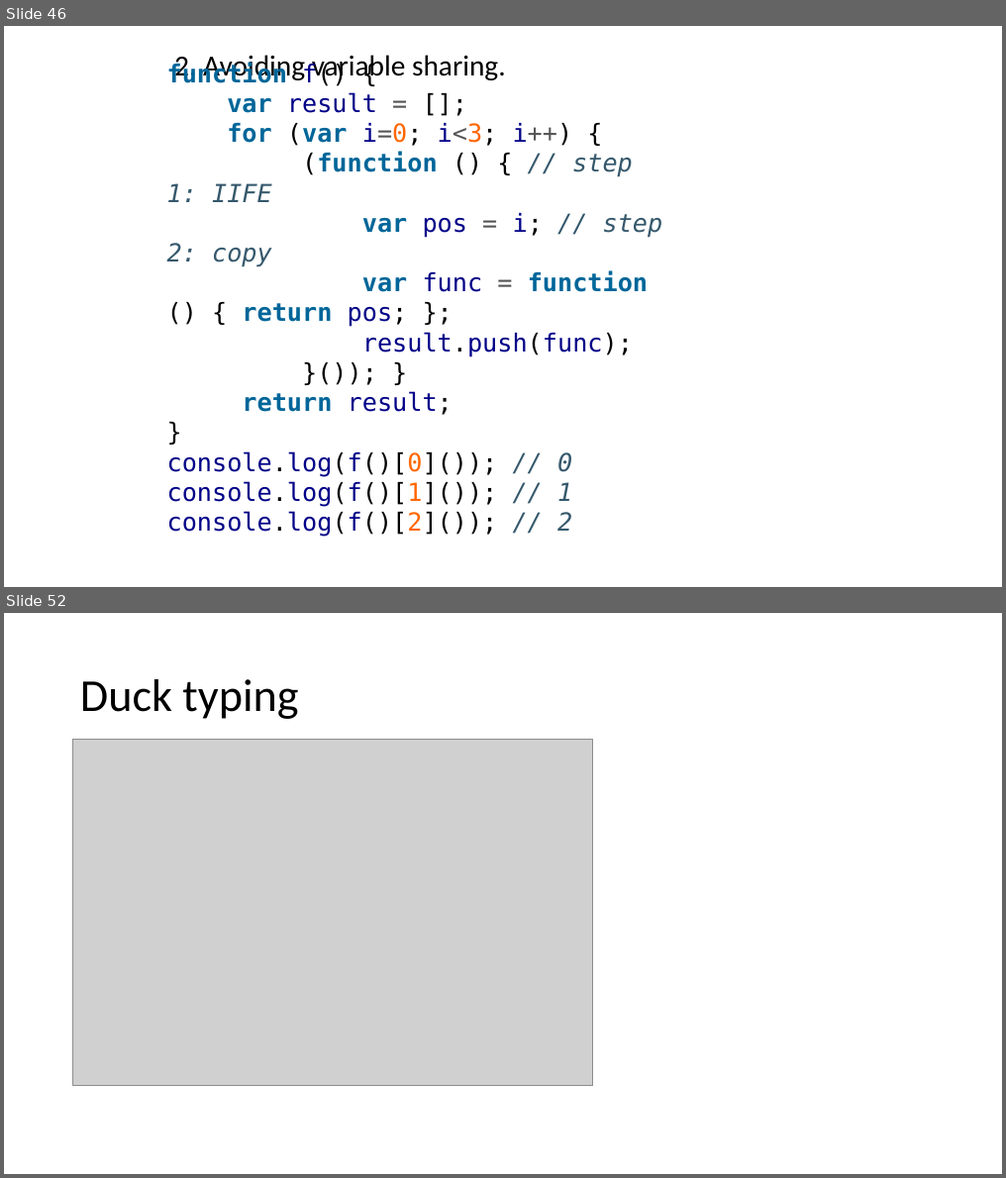
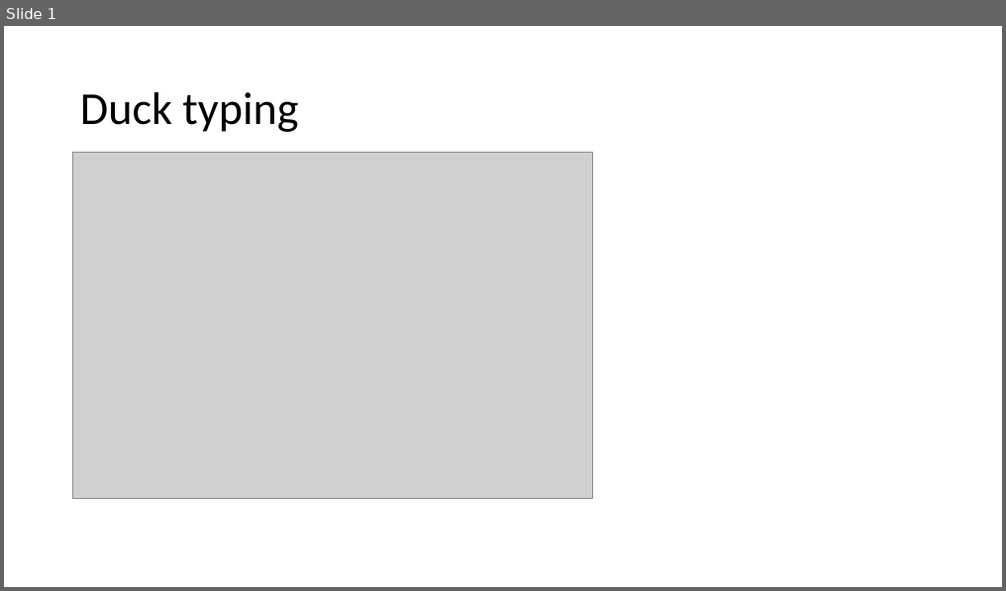
Before and after one commit to dzmitry-varabei/front-end-course, a slide deck: lecture-4-functions/lecture4-functions.pptx. Shown one above the other, each under a label of ours: slides 46 and 52 before the commit, slide 1 after it; the slides between them are not shown. The pictures are 1006x1178 and 1006x591 pixels, drawn with LibreOffice and Linux fonts; fonts in the diff are those of the drawing; grey boxes stand for pictures. Boxes give left, top, right and bottom in pixels: in the first picture for what was removed or moved away, otherwise in the second. Text is boxed around its words. In the diff, an @@ line names an element or a change of style, - is before the commit and + after.

```diff
--- a/lecture-4-functions/lecture4-functions.pptx
+++ b/lecture-4-functions/lecture4-functions.pptx
@@ slide 46 removed at bbox=[4, 26, 1002, 587], background #FFFFFF @@
@@ text removed at bbox=[174, 55, 506, 83] @@
-2. Avoiding variable sharing.
@@ text removed at bbox=[167, 92, 663, 537] @@
-function f() {
-var result = [];
-for (var i=0; i<3; i++) {
-(function () { // step 1: IIFE
-var pos = i; // step 2: copy
-var func = function () { return pos; };
-result.push(func);
-}()); }
-return result;
-}
-console.log(f()[0]()); // 0
-console.log(f()[1]()); // 1
-console.log(f()[2]()); // 2
@@ what was slide 52 is now slide 1 @@
```
Also in this commit, not shown: 50 other slides removed, 2 other files.
